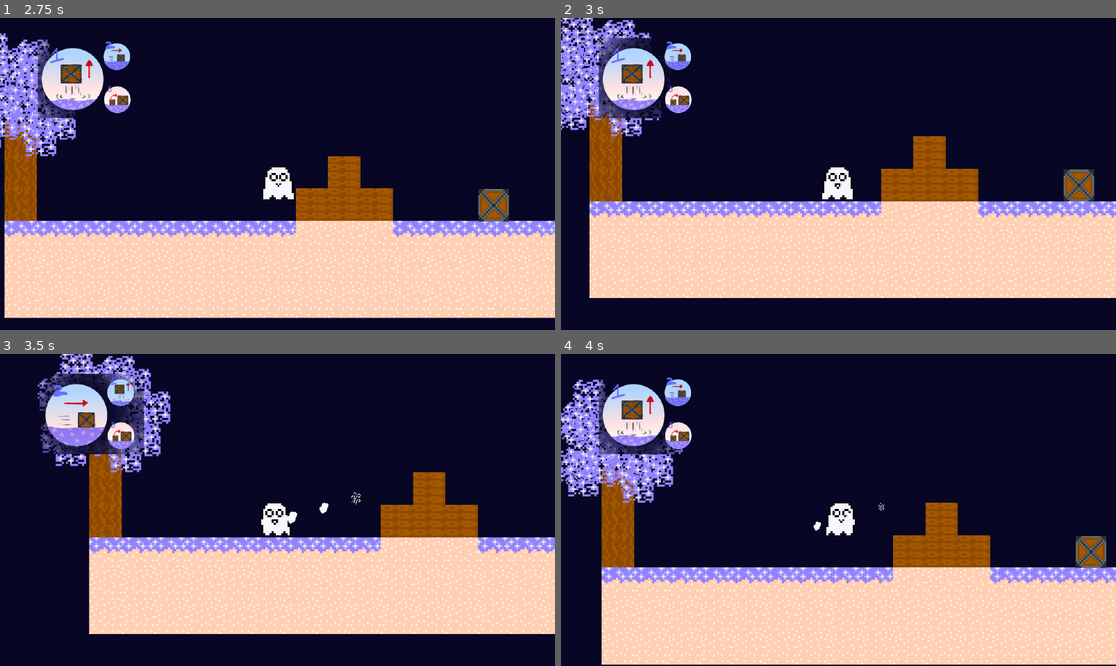
Above: before the commit, frames 1-4 (two rows, left to right).
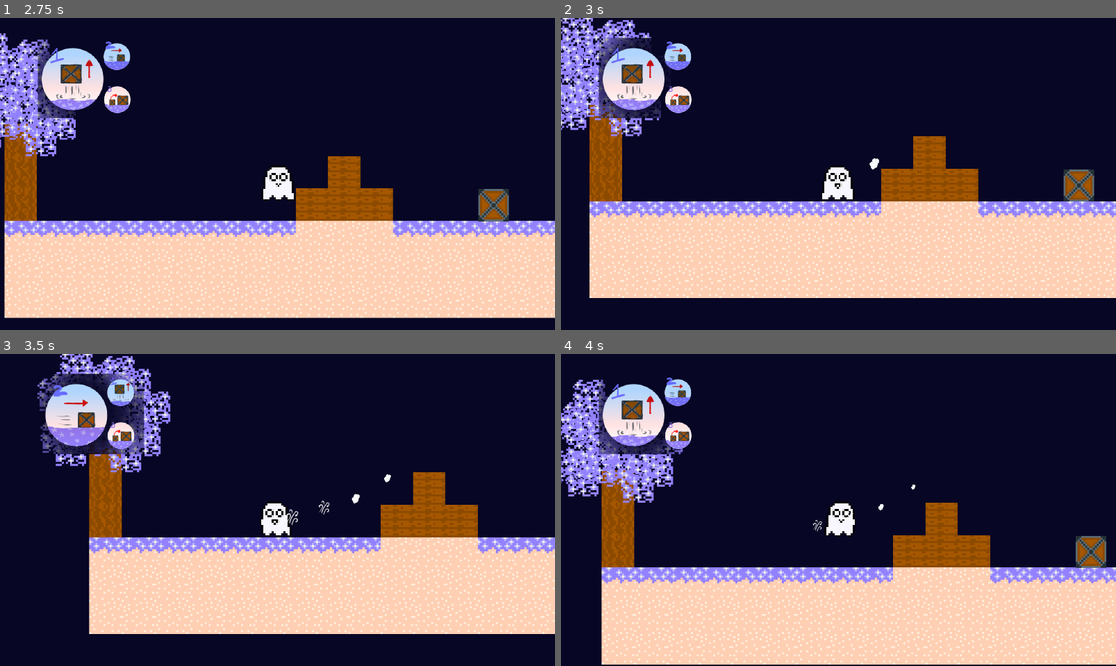
Above: after the commit, the same moments.

Repository: IonelPopJara/Game
Game: Godot game, scene res://Scenes/menu.tscn
Two runs of this game, one before a commit and one after it. Both use one fixed random seed, a clock stepped at 60 frames per second and the inputs below.
Inputs (mouse positions are in pixels of both pictures, inside the frame that each line leads up to):
- Up to frame 1 (2.75 s): click "Start" at 0.5 s; tap Enter at 1.25 s; move the mouse to (399, 158) at 1.27 s; hold D (move_right) from 1.28 s (still down); tap 1 (whisper_1) at 1.35, 2.3 s; tap Space (jump) at 1.52, 2.27 s; tap 2 (whisper_2) at 1.55, 2.1 s; move the mouse to (166, 189) at 2.02 s
- Up to frame 2 (3 s): move the mouse to (894, 105) at 2.77 s; release D (move_right) at 2.78 s; press the mouse at (894, 105) at 2.78 s; hold A (move_left) from 2.78 s (still down)
- Up to frame 3 (3.5 s): keep holding A (move_left); tap 2 (whisper_2) at 3.05 s
- Up to frame 4 (4 s): move the mouse to (810, 572) at 3.52 s; release A (move_left) at 3.53 s; release the mouse at (810, 572) at 3.53 s; hold D (move_right) from 3.53 s (still down); tap 1 (whisper_1) at 3.6 s; tap Space (jump) at 3.77 s

Frame 1 is identical in both runs. In frame 2, less than 0.1% of the frame differs, in the area x 55-58%, y 44-49%; in frame 3, 0.2%, in the area x 51-71%, y 38-55%; in frame 4, less than 0.1%.

Commit message:
Fix whisper sprites

Diff:
--- a/Scenes/Whisper.gd
+++ b/Scenes/Whisper.gd
@@ -20,9 +20,9 @@
 func _process(_delta):
 
 	if Input.is_action_just_pressed("whisper_1"):
+		bulletType = 1
+	elif Input.is_action_just_pressed("whisper_2"):
 		bulletType = 0
-	elif Input.is_action_just_pressed("whisper_2"):
-		bulletType = 1
 	elif Input.is_action_just_pressed("whisper_3"):
 		bulletType = 2
 
--- a/Scenes/bullet_push.tscn
+++ b/Scenes/bullet_push.tscn
@@ -10,7 +10,6 @@
 script = ExtResource("1_xkkap")
 
 [node name="Sprite2D" type="Sprite2D" parent="."]
-texture_filter = 1
 scale = Vector2(2.855, 2.855)
 texture = ExtResource("2_od3ra")
 
Not shown: 1 places in Scenes/bullet_push.tscn that only renumber resources
